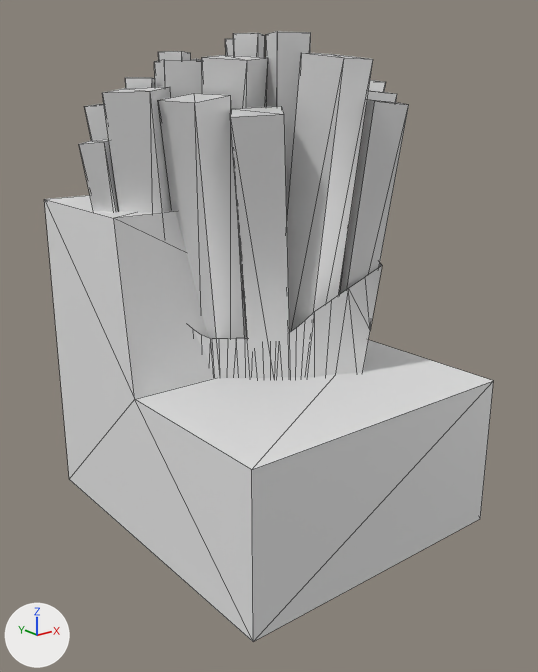
The COLLADA model object/french_fries.dae as it was, and as the next commit left it.
Both versions are drawn from a 50 mm camera at (-1.92, -2.68, 1.77) aimed at (-0.01, -0.29, 0.81). Lighting does not change. The marker at lower left points along +X, +Y and +Z. Mesh edges are drawn as thin lines. Where no turn or scale is listed for an object, it has been applied to the vertices. Vertices at the same position are counted once.
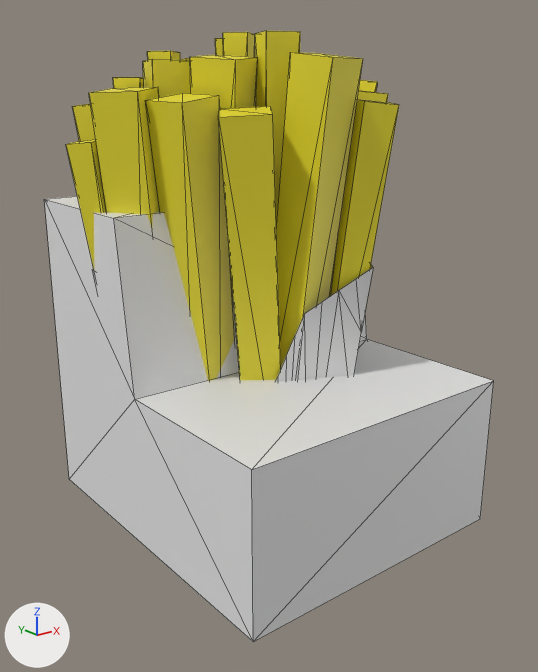
Where the change shows, as pixel boxes (x1, y1, x2, y2) in the pictures (538 x 672 px; the box of a moved part takes in the faces that stretch with it):
'Cube.022', recoloured, surface changed, moved (white to yellow)
    before: (287, 52, 373, 333)
    after: (276, 52, 363, 370)
'Cube.019', recoloured, surface changed, moved (white to yellow)
    before: (158, 93, 245, 374)
    after: (145, 93, 235, 381)
'Cube.013', recoloured, surface changed, moved
    before: (230, 106, 290, 378)
    after: (218, 106, 280, 380)
'Cube.012', recoloured, surface changed, moved
    before: (339, 99, 409, 294)
    after: (329, 99, 399, 297)
'Cube.020', recoloured, surface changed, moved
    before: (102, 87, 171, 227)
    after: (89, 87, 160, 227)
'Cube.003', reshaped, moved
    before: (193, 263, 382, 378)
    after: (92, 265, 373, 382)
'Cube.023', recoloured, surface changed, moved
    before: (266, 31, 311, 216)
    after: (255, 31, 300, 228)
'Cube.021', recoloured, surface changed, moved
    before: (202, 55, 268, 296)
    after: (190, 54, 258, 298)
'Cube.009', recoloured, surface changed, moved
    before: (79, 139, 119, 212)
    after: (66, 139, 107, 268)
'Cube.007', recoloured, surface changed, moved
    before: (154, 60, 202, 98)
    after: (143, 59, 191, 97)
'Cube.006', recoloured, surface changed, moved
    before: (85, 103, 109, 140)
    after: (72, 104, 96, 141)
'Cube.024', recoloured, surface changed, moved
    before: (233, 33, 265, 57)
    after: (223, 32, 255, 57)
'Cube.008', recoloured, surface changed, moved
    before: (125, 77, 155, 88)
    after: (113, 77, 144, 88)
'Cube.018', recoloured, surface changed, moved
    before: (158, 51, 191, 60)
    after: (147, 51, 180, 60)
'Cube.005', recoloured, surface changed, moved
    before: (367, 90, 397, 102)
    after: (357, 90, 388, 102)
'Cube.010', recoloured, surface changed, moved
    before: (369, 80, 386, 92)
    after: (359, 80, 377, 92)
'Cube.004', recoloured, surface changed, moved
    before: (225, 39, 234, 55)
    after: (215, 38, 223, 55)
'Cube.017', recoloured, surface changed
    both: (180, 58, 202, 61)
part 1 of me_cube, moved or reshaped (not visible afterwards)
    before: (209, 338, 250, 378)
part 2 of me_cube, moved or reshaped (not visible afterwards)
    before: (201, 335, 289, 377)
part 3 of me_cube, moved or reshaped
    before: (193, 328, 296, 377)
    after: (278, 358, 286, 382)
part 4 of me_cube, moved or reshaped
    before: (295, 312, 314, 377)
    after: (286, 316, 304, 381)

The change in detail:
In material 'Fries' (mat_fries), metallic goes from 0.5 to 0.0.
Material 'Fries' (mat_fries) changes colour from white #e7e7e7 to yellow #e7da2d; in linear values from (0.8, 0.8, 0.8) to (0.8, 0.701, 0.026).
Material 'Case a' (mat_case_a) is new.
Its base color is (0.8, 0.8, 0.8) (white #e7e7e7).
Its metallic is 0.5.
me_cube has 110 vertices, 163 faces and spans x -0.627..0.627, y -0.57..0.57, z -0.565..0.609.
me_cube is used by ob_cube_003; location (0.036, -0.052, 0.568).
me_cube part 1: all 11 vertices in x -0.317..-0.09, y -0.358..-0.189, z 0.274 are moved by (0.0, 0.0, -0.247).
me_cube part 2: all 2 vertices in x -0.348..-0.064, y -0.382..-0.171, z 0.293 are moved by (0.0, 0.0, -0.175).
me_cube part 3: all 2 vertices in x -0.379..-0.039, y -0.407..-0.154, z 0.32 are moved by (0.0, 0.0, -0.111).
me_cube part 4: all 2 vertices in x -0.41..-0.013, y -0.431..-0.136, z 0.353 are moved by (0.0, 0.0, -0.054).
me_cube now uses material mat_case_a (white #e7e7e7).
Object 'Cube.024' (ob_cube_024) moves from (0.08, -0.044, 1.378) to (0.028, -0.043, 1.378).
Object 'Cube.023' (ob_cube_023) moves from (0.089, -0.281, 1.163) to (0.037, -0.28, 1.163).
Object 'Cube.022' (ob_cube_022) moves from (0.119, -0.412, 1.077) to (0.067, -0.411, 1.077).
Object 'Cube.021' (ob_cube_021) moves from (-0.051, -0.092, 1.077) to (-0.103, -0.091, 1.077).
Object 'Cube.020' (ob_cube_020) moves from (-0.375, -0.014, 0.955) to (-0.428, -0.013, 0.955).
Object 'Cube.019' (ob_cube_019) moves from (-0.208, -0.164, 0.93) to (-0.26, -0.163, 0.93).
Object 'Cube.018' (ob_cube_018) moves from (-0.132, 0.197, 1.312) to (-0.184, 0.198, 1.312).
Object 'Cube.013' (ob_cube_013) moves from (-0.056, -0.335, 0.882) to (-0.108, -0.334, 0.882).
Object 'Cube.012' (ob_cube_012) moves from (0.264, -0.512, 0.916) to (0.212, -0.511, 0.916).
Object 'Cube.010' (ob_cube_010) moves from (0.512, -0.15, 1.002) to (0.46, -0.149, 1.002).
Object 'Cube.009' (ob_cube_009) moves from (-0.505, 0.047, 0.972) to (-0.558, 0.047, 0.972).
Object 'Cube.008' (ob_cube_008) moves from (-0.358, 0.097, 1.203) to (-0.41, 0.098, 1.203).
Object 'Cube.007' (ob_cube_007) moves from (-0.212, 0.027, 1.061) to (-0.264, 0.028, 1.061).
Object 'Cube.006' (ob_cube_006) moves from (-0.31, 0.206, 0.91) to (-0.362, 0.207, 0.91).
Object 'Cube.005' (ob_cube_005) moves from (0.413, -0.291, 0.955) to (0.36, -0.29, 0.955).
Object 'Cube.004' (ob_cube_004) moves from (0.145, 0.095, 1.163) to (0.092, 0.096, 1.163).
Object 'Cube.003' (ob_cube_003) moves from (0.036, -0.052, 0.568) to (-0.016, -0.051, 0.568).
